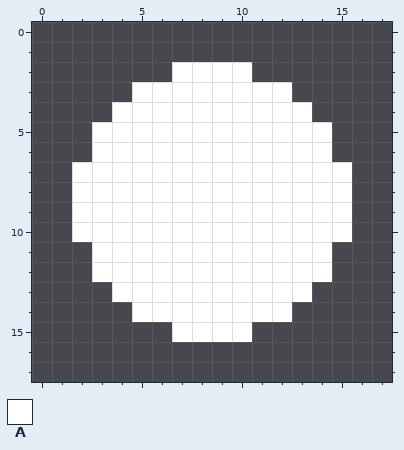
A pixel-art file gets an edit: Assets/Sprites/Items/.ClockBG.aseprite. The picture above was drawn from the file before the commit.
18x18 pixels, 1 frame.
Palette (. is transparent): A #ffffff
After:
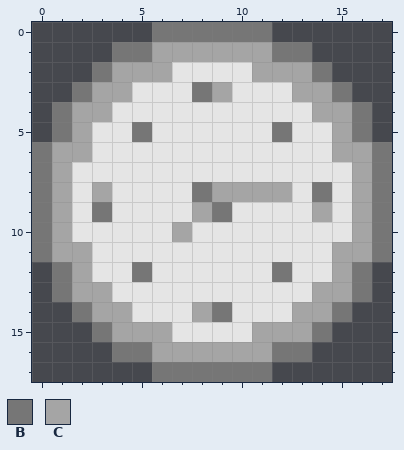
Colours new in this view: B #767676  C #a5a5a5
Diff:
Colour A changes from #ffffff to #e5e5e5.
The author put colour B in row 0 at x 6 to 11; in row 1 at x 4 to 5 and 12 to 13; in row 2 at x 3 and 14; in row 3 at x 2 and 15; in rows 4 to 5 at x 1 and 16; in rows 6 to 11 at x 0 and 17.
The author put colour B in rows 12 to 13 at x 1 and 16; in row 14 at x 2 and 15; in row 15 at x 3 and 14; in row 16 at x 4 to 5 and 12 to 13; in row 17 at x 6 to 11.
Colour A becomes colour B in row 3 at x 8; in row 5 at x 5 and 12; in row 8 at x 8 and 14; in row 9 at x 3 and 9; in row 12 at x 5 and 12; in row 14 at x 9.
The author put colour C in row 1 at x 6 to 11; in row 2 at x 4 to 6 and 11 to 13; in row 3 at x 3 to 4 and 13 to 14; in row 4 at x 2 to 3 and 14 to 15; in row 5 at x 2 and 15; in row 6 at x 1 to 2 and 15 to 16.
The author put colour C in rows 7 to 10 at x 1 and 16; in row 11 at x 1 to 2 and 15 to 16; in row 12 at x 2 and 15; in row 13 at x 2 to 3 and 14 to 15; in row 14 at x 3 to 4 and 13 to 14; in row 15 at x 4 to 6 and 11 to 13.
The author put colour C in row 16 at x 6 to 11.
Colour A becomes colour C in row 3 at x 9; in row 8 at x 3 and 9 to 12; in row 9 at x 8 and 14; in row 10 at x 7; in row 14 at x 8.
